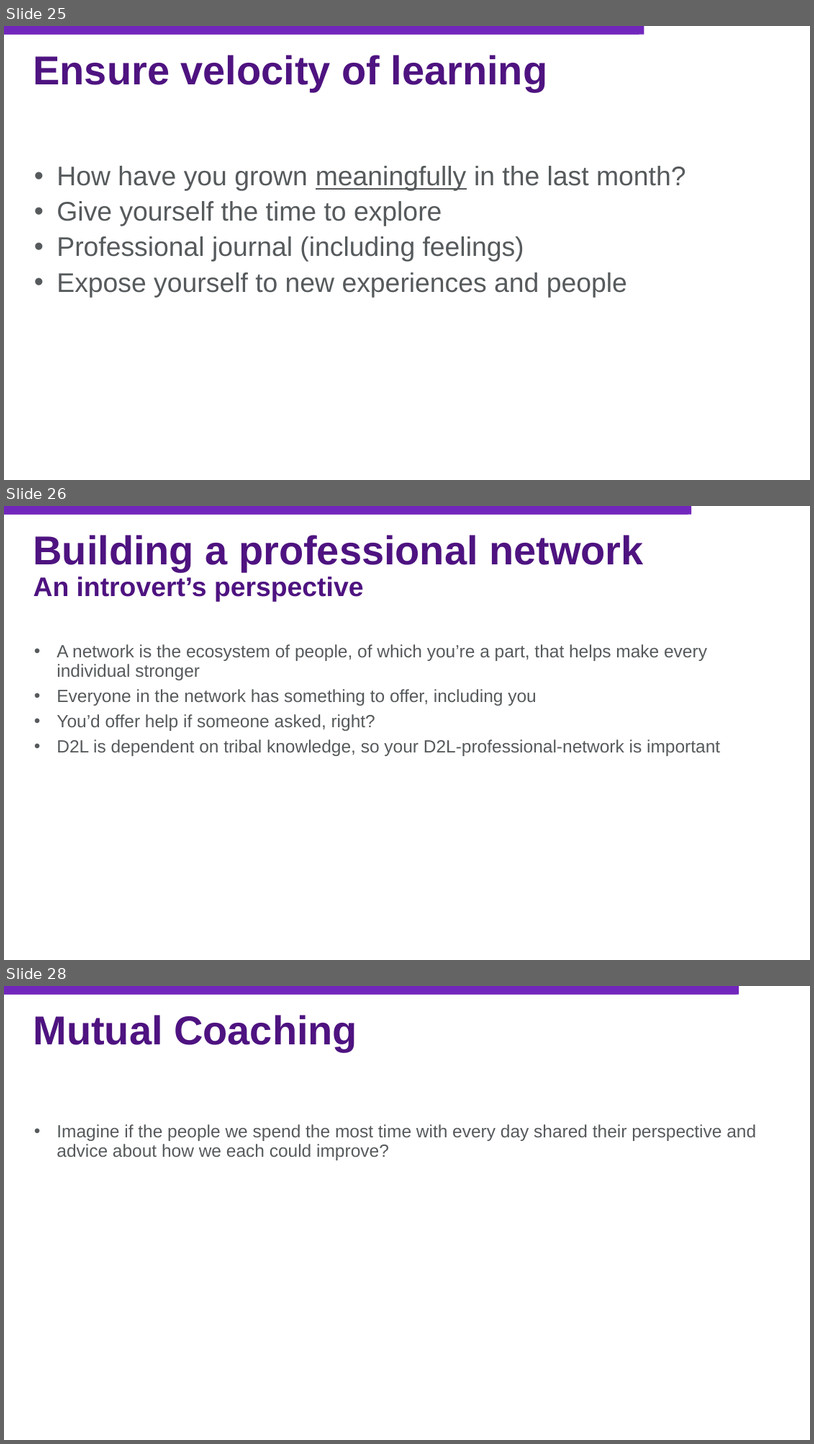
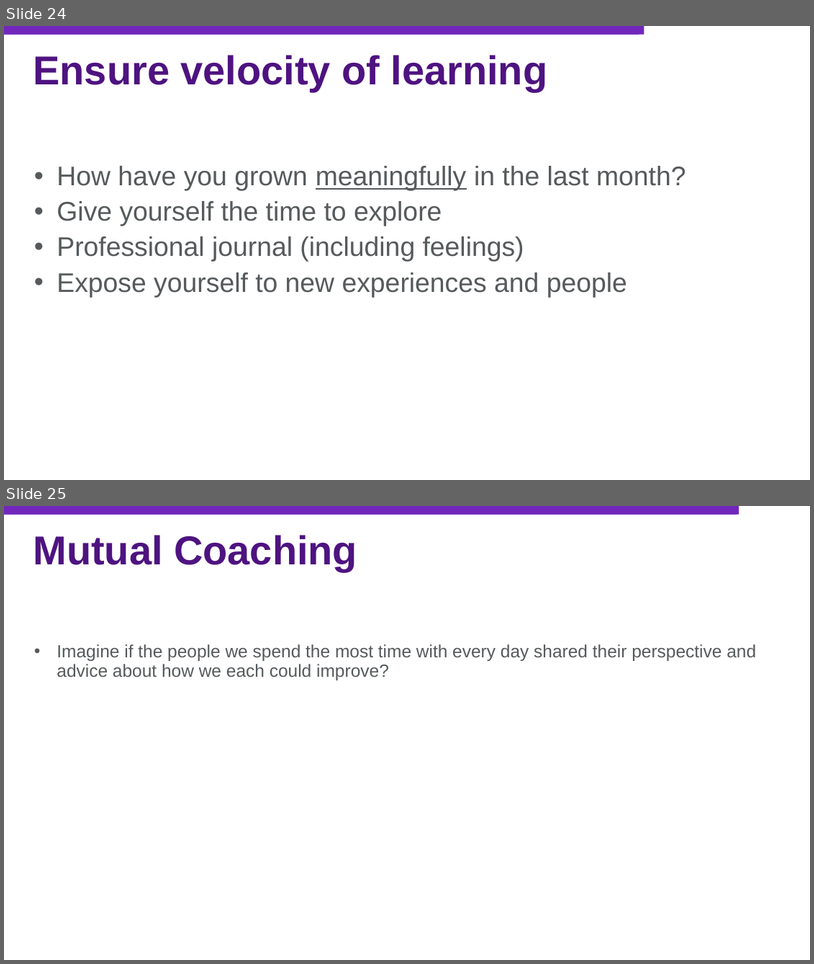
Before and after one commit to jasonjwood/presentations, a slide deck: InFusion2016 - Getting It Done - Jason Wood.pptx. Shown one above the other, each under a label of ours: slides 25, 26 and 28 before the commit, slides 24 and 25 after it; the slides between them are not shown. The pictures are 814x1444 and 814x964 pixels, drawn with LibreOffice and Linux fonts; fonts in the diff are those of the drawing; background and template pictures are left out. Boxes give left, top, right and bottom in pixels: in the first picture for what was removed or moved away, otherwise in the second. Text is boxed around its words. In the diff, an @@ line names an element or a change of style, - is before the commit and + after.

```diff
--- a/InFusion2016 - Getting It Done - Jason Wood.pptx
+++ b/InFusion2016 - Getting It Done - Jason Wood.pptx
@@ slide 26 removed at (x1=4, y1=506, x2=810, y2=960), background picture (left out) @@
@@ rectangle removed at (x1=4, y1=506, x2=692, y2=515) @@
@@ rectangle removed at (x1=4, y1=506, x2=688, y2=515) @@
@@ title removed at (x1=34, y1=535, x2=643, y2=602) @@
-Building a professional network
-An introvert’s perspective
@@ text removed at (x1=57, y1=644, x2=720, y2=756) @@
-• A network is the ecosystem of people, of which you’re a part, that helps make every individual stronger
-• Everyone in the network has something to offer, including you
-• You’d offer help if someone asked, right?
-• D2L is dependent on tribal knowledge, so your D2L-professional-network is important
@@ what was slide 25 is now slide 24 @@
@@ what was slide 28 is now slide 25 @@
```
Also in this commit, not shown: 1 slide changed, 2 other slides removed.
